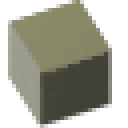
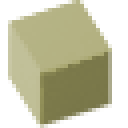
Layered file, before and after one edit (128 × 128). Changes by layer:
added layer "Visible" above "top" over 8, 0, 112, 128
hid "top" over 8, 0, 112, 76
hid "side" over 8, 0, 112, 128
hid "rear" over 8, 0, 112, 128
